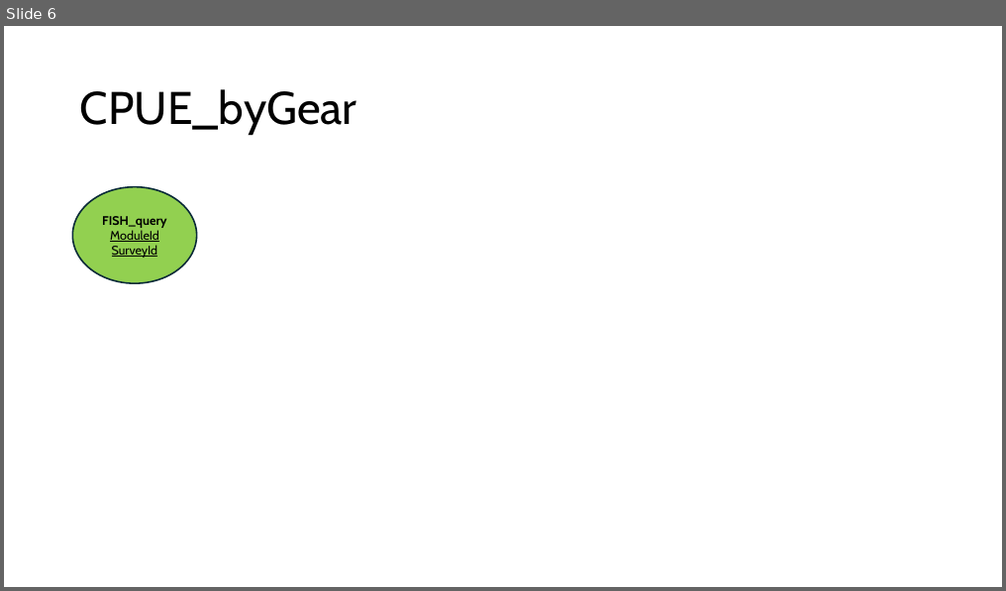
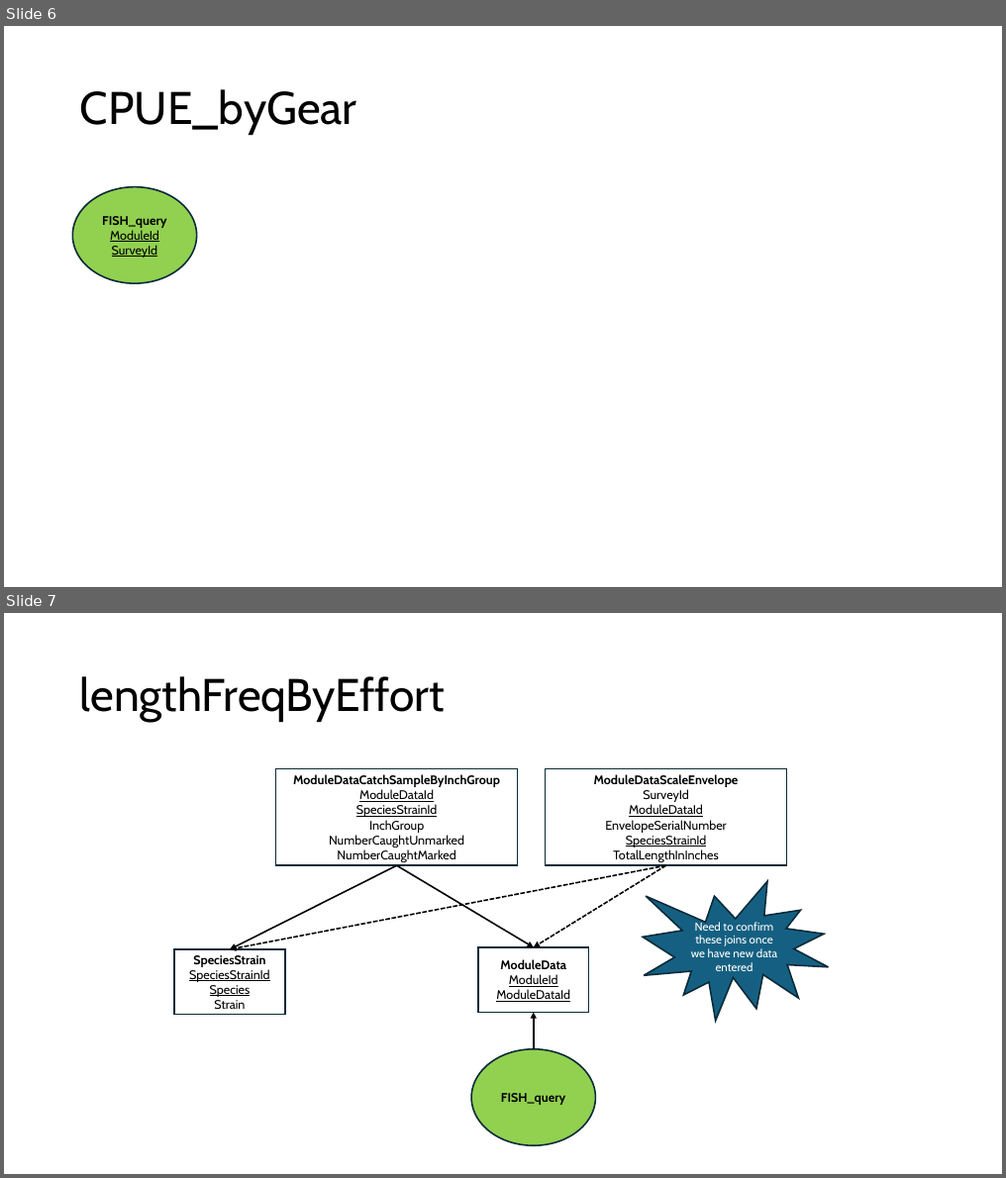
Before and after one commit to DNRFISH/MFA, a slide deck: dev/MFA_table_joins.pptx. Shown one above the other, each under a label of ours: slide 6 before the commit, slides 6 and 7 after it. The pictures are 1006x591 and 1006x1178 pixels, drawn with LibreOffice and Linux fonts; fonts in the diff are those of the drawing. Boxes give left, top, right and bottom in pixels: in the first picture for what was removed or moved away, otherwise in the second. Text is boxed around its words. In the diff, an @@ line names an element or a change of style, - is before the commit and + after.

Commit message:
updated after adding lengthFreqByEffort function

```diff
--- a/dev/MFA_table_joins.pptx
+++ b/dev/MFA_table_joins.pptx
@@ slide 7 added at <box>4,613,1002,1174</box>, background #FFFFFF @@
@@ title added at <box>80,676,445,722</box>, 44 pt, text #000000 @@
+lengthFreqByEffort
@@ rectangle added at <box>275,769,518,866</box>, outline #092A39 1.5 pt, 12 pt, text #000000 @@
+ModuleDataCatchSampleByInchGroup
+ModuleDataId
+SpeciesStrainId
+InchGroup
+NumberCaughtUnmarked
+NumberCaughtMarked
@@ rectangle added at <box>546,769,787,866</box>, outline #092A39 1.5 pt, 12 pt, text #000000 @@
+ModuleDataScaleEnvelope
+SurveyId
+ModuleDataId
+EnvelopeSerialNumber
+SpeciesStrainId
+TotalLengthInInches
@@ arrow added from (397, 866) to (230, 950), #000000 1.5 pt @@
@@ arrow added from (665, 866) to (230, 950), #000000 1.5 pt dashed @@
@@ arrow added from (397, 866) to (534, 948), #000000 1.5 pt @@
@@ arrow added from (665, 866) to (534, 948), #000000 1.5 pt dashed @@
@@ irregular seal added at <box>643,881,829,1021</box>, fill #156082, outline #092A39 1.5 pt, 11 pt, text #FFFFFF @@
+Need to confirm these joins once we have new data entered
@@ rectangle added at <box>174,950,285,1015</box>, outline #092A39 1.5 pt, 12 pt, text #000000, underline @@
+SpeciesStrain
+SpeciesStrainId
+Species
+Strain
@@ rectangle added at <box>478,948,589,1013</box>, outline #092A39 1.5 pt, 12 pt, text #000000, underline @@
+ModuleData
+ModuleId
+ModuleDataId
@@ arrow added from (534, 1050) to (534, 1013), #000000 1.5 pt @@
@@ ellipse added at <box>471,1050,595,1146</box>, fill #92D050, outline #092A39 1.5 pt, 12 pt, text #000000, bold @@
+FISH_query
```
Also in this commit, not shown: 2 slides changed.
